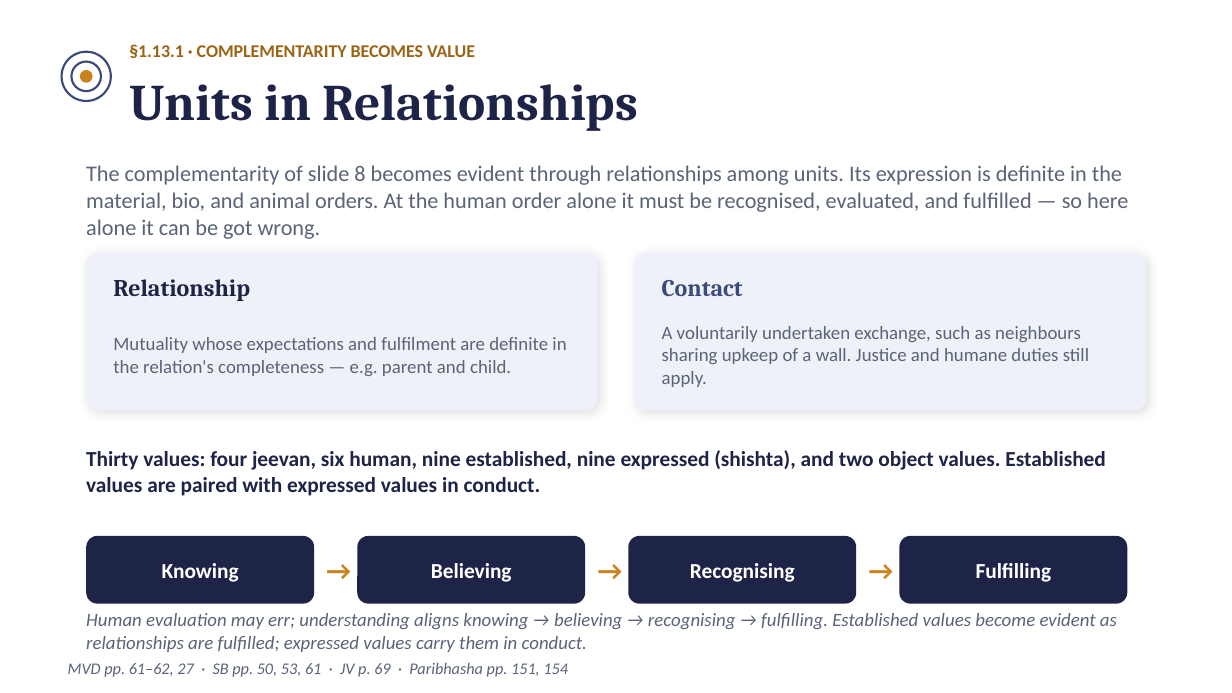
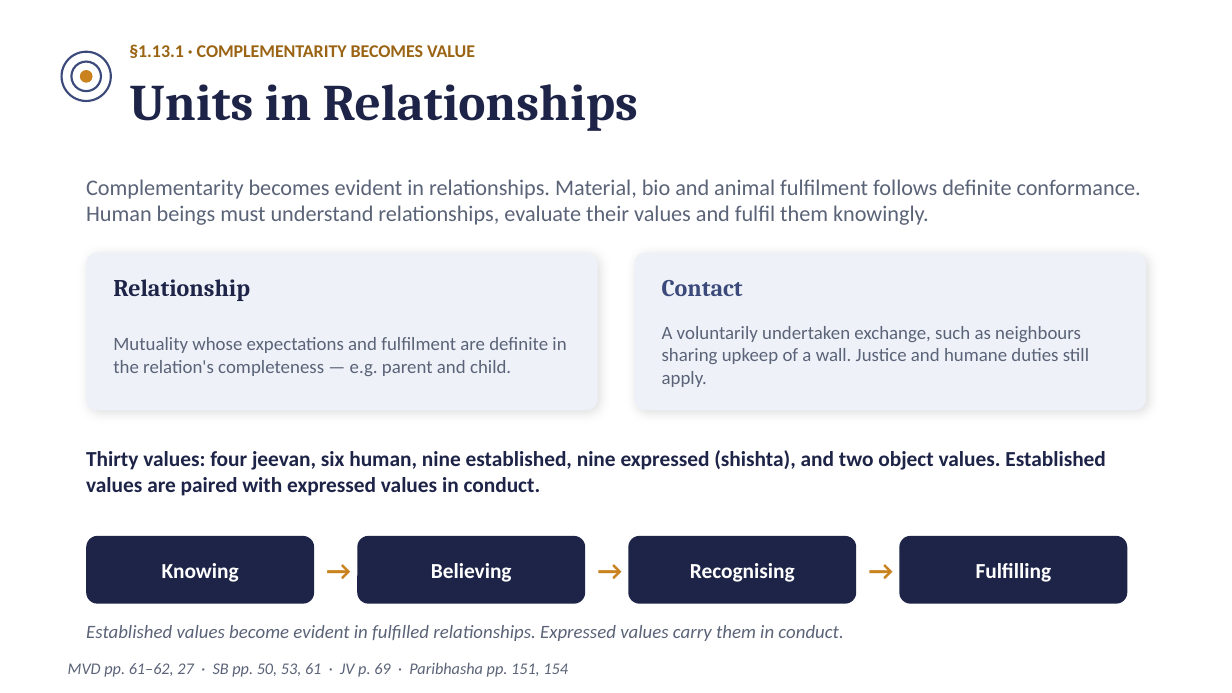
Before and after one commit to raghavamohan/AnalyticMadhyasthDarshan, a slide deck: slide 22 of Studies/The-Ontology-of-Coexistence/The-Ontology-of-Existence-Madhyasth-Darshan.pptx (slide 10 before the commit). Drawn at 1232x693 pixels with LibreOffice and Linux fonts; fonts in the diff are those of the drawing. Boxes give left, top, right and bottom in pixels: in the first picture for what was removed or moved away, otherwise in the second. Text is boxed around its words. In the diff, an @@ line names an element or a change of style, - is before the commit and + after.

```diff
--- a/Studies/The-Ontology-of-Coexistence/The-Ontology-of-Existence-Madhyasth-Darshan.pptx
+++ b/Studies/The-Ontology-of-Coexistence/The-Ontology-of-Existence-Madhyasth-Darshan.pptx
@@ text at (86,179,1141,225): text changed @@
-The complementarity of slide 8 becomes evident through relationships among units. Its expression is definite in the material, bio, and animal orders. At the human order alone it must be recognised, evaluated, and fulfilled — so here alone it can be got wrong.
+Complementarity becomes evident in relationships. Material, bio and animal fulfilment follows definite conformance. Human beings must understand relationships, evaluate their values and fulfil them knowingly.
@@ text at (86,625,843,641): text changed @@
-Human evaluation may err; understanding aligns knowing → believing → recognising → fulfilling. Established values become evident as relationships are fulfilled; expressed values carry them in conduct.
+Established values become evident in fulfilled relationships. Expressed values carry them in conduct.
```
Also in this commit, not shown: 12 other slides changed, 14 other files.
